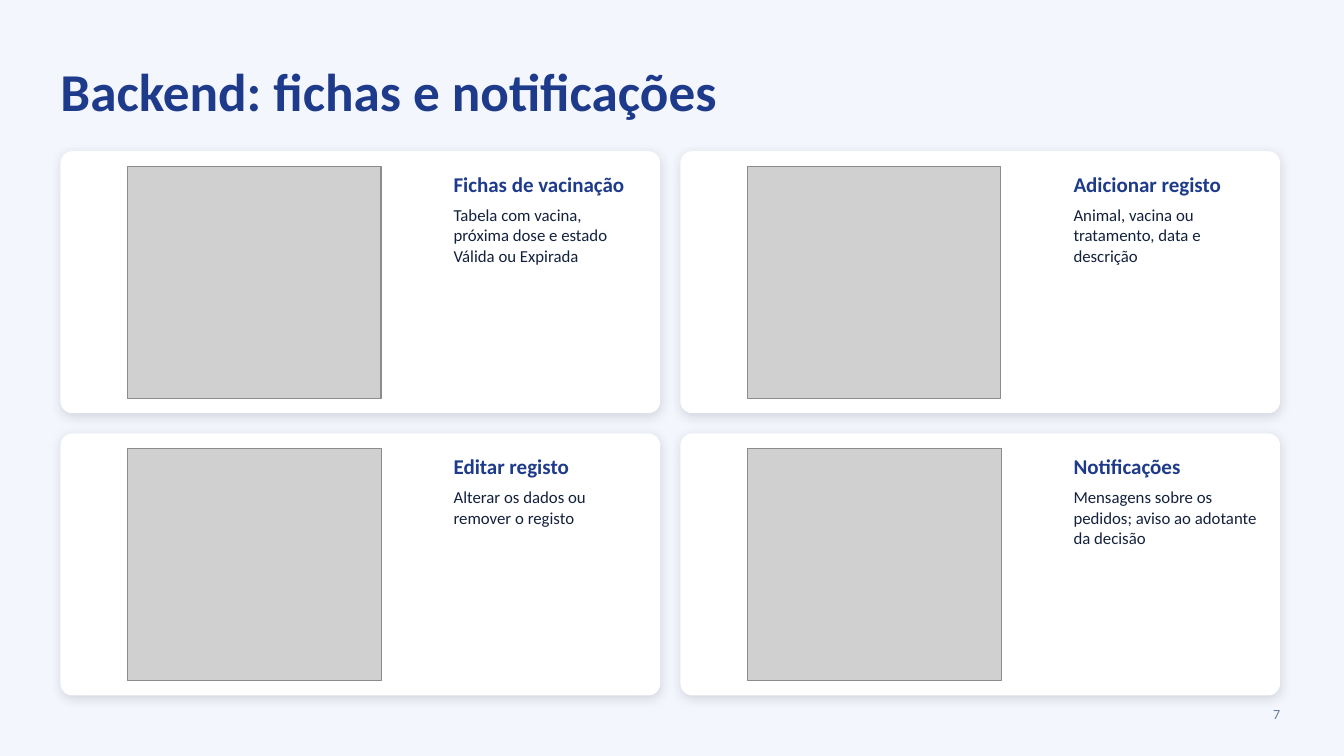
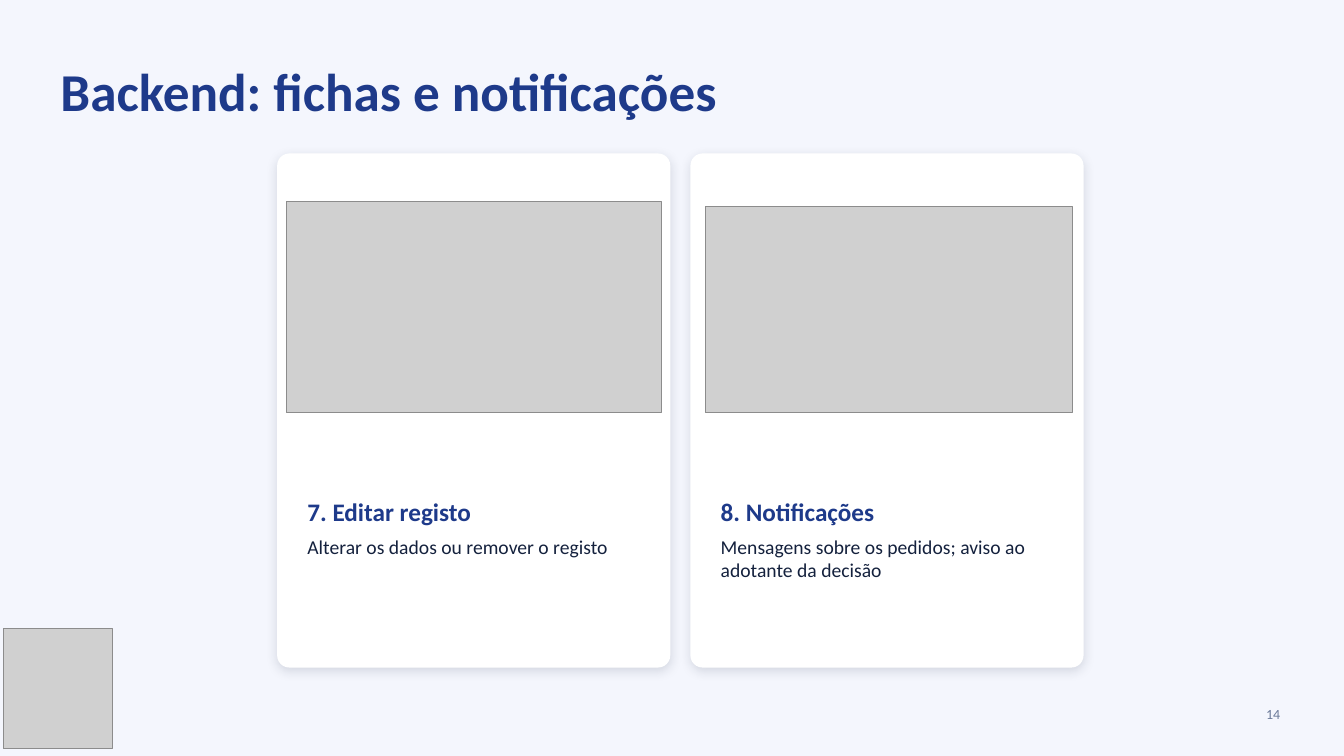
Before and after one commit to Alex180303/ProjetoPSI, a slide deck: slide 14 of ProjetoPSI_Apresentacao.pptx (slide 7 before the commit). Drawn at 1344x756 pixels with LibreOffice and Linux fonts; fonts in the diff are those of the drawing; grey boxes stand for pictures. Boxes give left, top, right and bottom in pixels: in the first picture for what was removed or moved away, otherwise in the second. Text is boxed around its words. In the diff, an @@ line names an element or a change of style, - is before the commit and + after.

```diff
--- a/ProjetoPSI_Apresentacao.pptx
+++ b/ProjetoPSI_Apresentacao.pptx
@@ picture removed at (128,166,381,398) @@
@@ rounded rectangle at (277,153,670,667): proportions changed @@
@@ rounded rectangle: place and size @@
-rounded rectangle at (60,151,660,413)
+rounded rectangle at (277,153,670,667)
@@ text removed at (454,177,624,265) @@
-Fichas de vacinação
-Tabela com vacina, próxima dose e estado Válida ou Expirada
@@ rounded rectangle: place and size @@
-rounded rectangle at (681,151,1280,413)
+rounded rectangle at (691,153,1084,667)
@@ rounded rectangle at (691,153,1084,667): proportions changed @@
@@ text removed at (1074,177,1221,265) @@
-Adicionar registo
-Animal, vacina ou tratamento, data e descrição
@@ picture added at (286,202,661,412) @@
@@ picture: place and size @@
-picture at (748,166,1001,398)
+picture at (706,207,1073,413)
@@ rounded rectangle removed at (60,434,660,696) @@
@@ picture removed at (128,449,382,681) @@
@@ rounded rectangle removed at (681,434,1280,696) @@
@@ picture removed at (747,449,1001,681) @@
@@ text at (307,503,471,526): text changed; size 15 to 18 pt @@
-Editar registo
+7. Editar registo
@@ text "7. Editar registo": place and size @@
-text "7. Editar registo" at (454,459,586,527)
+text "7. Editar registo" at (307,503,607,558)
@@ text at (721,503,874,526): text changed; size 15 to 18 pt @@
-Notificações
+8. Notificações
@@ text "8. Notificações": place and size @@
-text "8. Notificações" at (1074,459,1257,544)
+text "8. Notificações" at (721,503,1025,577)
@@ text at (307,540,607,558): size 12 to 14 pt in "Alterar os dados ou remover o registo" @@
@@ text at (721,540,1025,577): size 12 to 14 pt in "Mensagens sobre os pedidos; aviso ao adotante ..." @@
@@ picture added at (3,628,112,749) @@
@@ page number at (1266,710,1280,719): text changed @@
-7
+14
```
Also in this commit, not shown: 5 other slides changed, 8 slides added, 1 slide removed, 4 other files.
